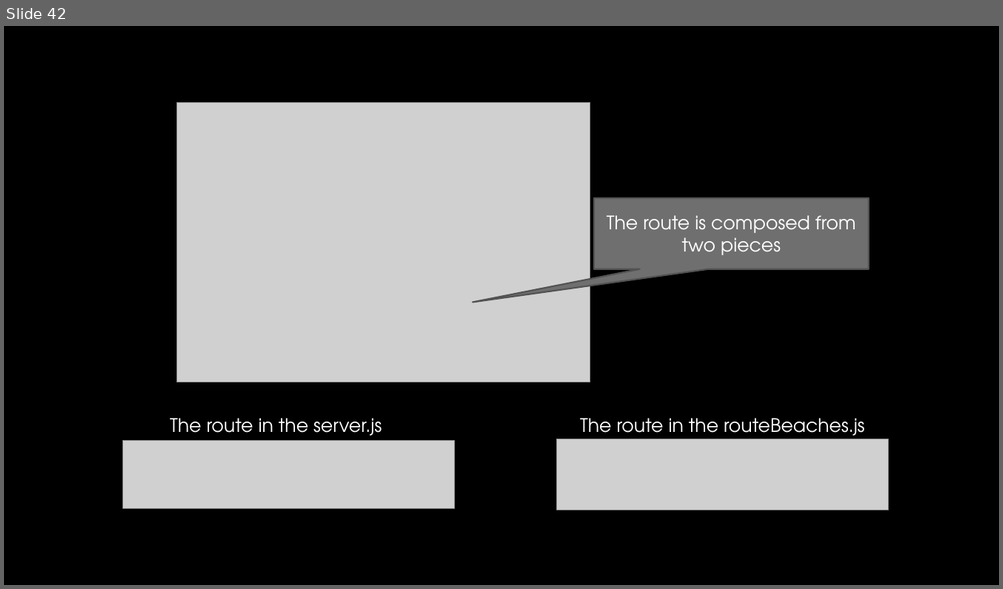
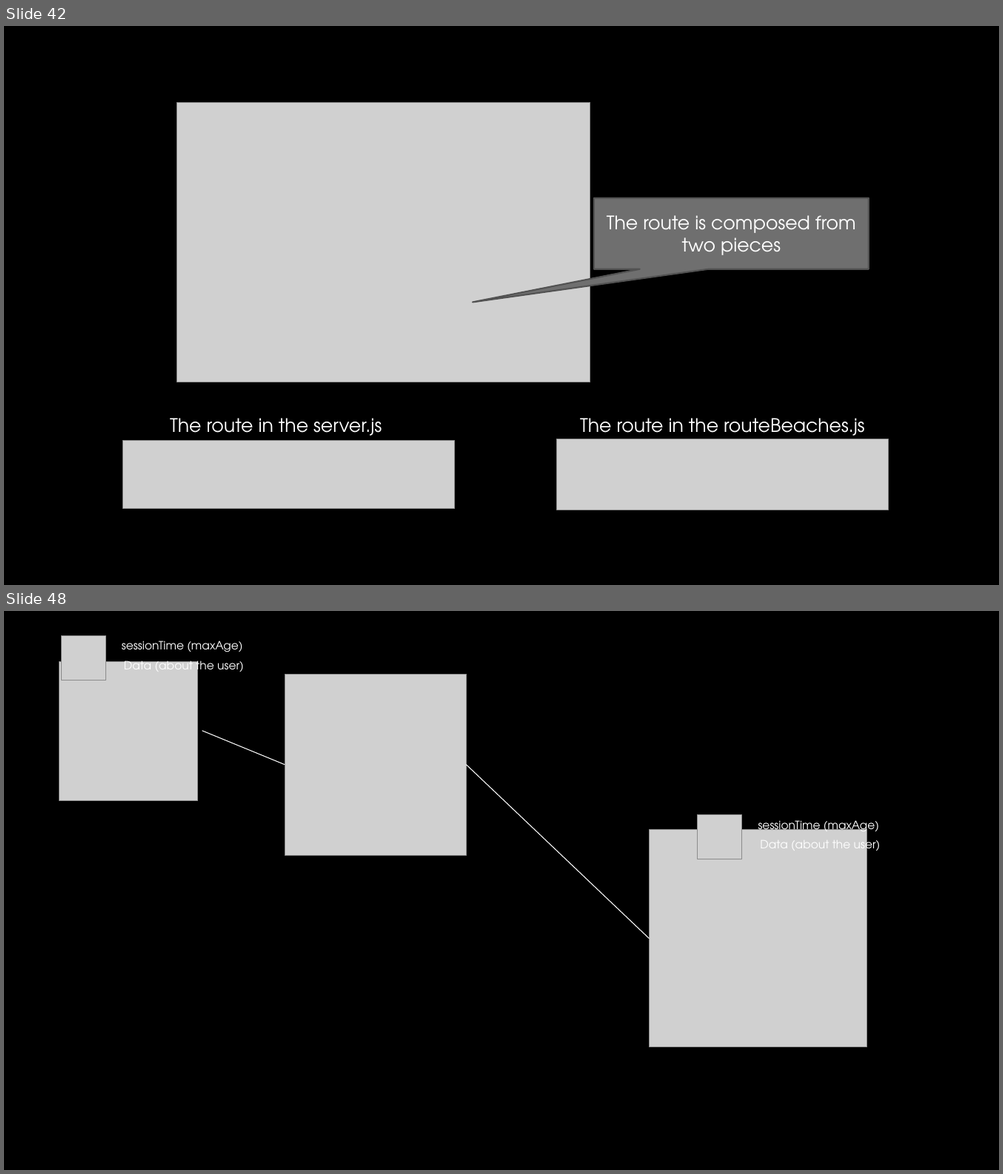
Before and after one commit to talyaron/fullstack-itc-may21, a slide deck: 05-Node/03-express/00-presentation/express-recap.pptx. Shown one above the other, each under a label of ours: slide 42 before the commit, slides 42 and 48 after it; the slides between them are not shown. The pictures are 1003x589 and 1003x1174 pixels, drawn with LibreOffice and Linux fonts; fonts in the diff are those of the drawing; grey boxes stand for pictures; background and template pictures are left out. Boxes give left, top, right and bottom in pixels: in the first picture for what was removed or moved away, otherwise in the second. Text is boxed around its words. In the diff, an @@ line names an element or a change of style, - is before the commit and + after.

```diff
--- a/05-Node/03-express/00-presentation/express-recap.pptx
+++ b/05-Node/03-express/00-presentation/express-recap.pptx
@@ slide 48 added at <box>4,611,999,1170</box>, background picture (left out) @@
@@ picture added at <box>62,635,106,681</box> @@
@@ text added at <box>122,641,242,652</box>, 11 pt, text #FFFFFF @@
+sessionTime (maxAge)
@@ picture added at <box>60,662,198,800</box> @@
@@ text added at <box>124,658,244,675</box>, 11 pt, text #FFFFFF @@
+Data (about the user)
@@ picture added at <box>284,674,466,855</box> @@
@@ line added from (202, 731) to (284, 765), #FFFFFF 0.75 pt @@
@@ line added from (466, 765) to (649, 939), #FFFFFF 0.75 pt @@
@@ picture added at <box>649,829,867,1048</box> @@
@@ picture added at <box>698,815,743,860</box> @@
@@ text added at <box>758,817,879,835</box>, 11 pt, text #FFFFFF @@
+sessionTime (maxAge)
@@ text added at <box>760,837,880,854</box>, 11 pt, text #FFFFFF @@
+Data (about the user)
```
Also in this commit, not shown: 8 other slides added.
